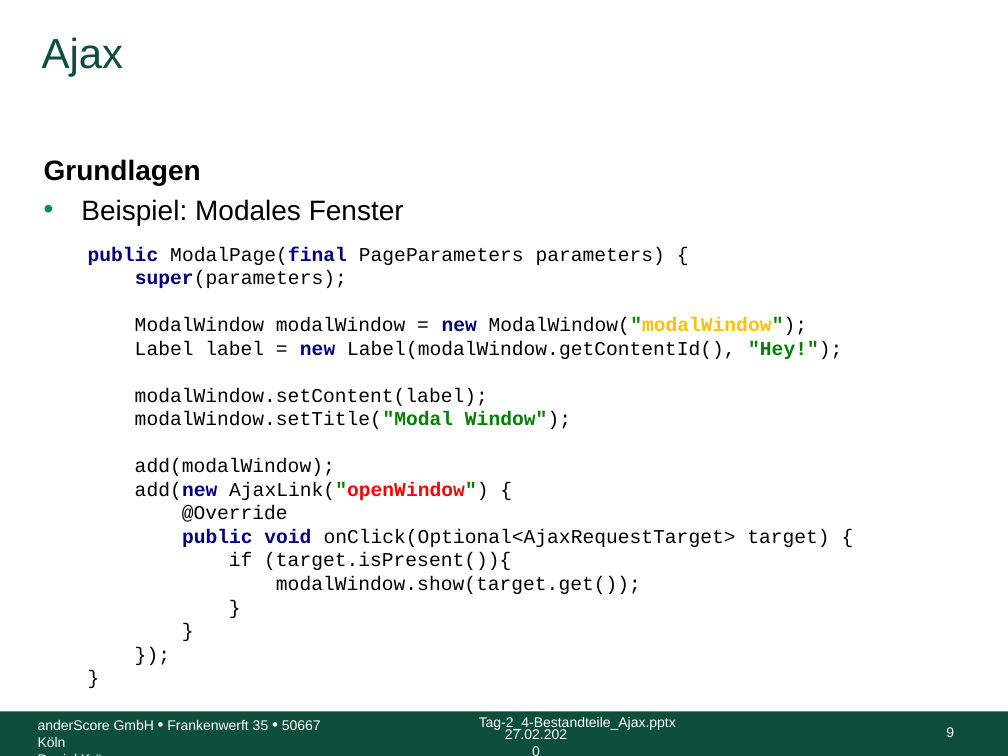
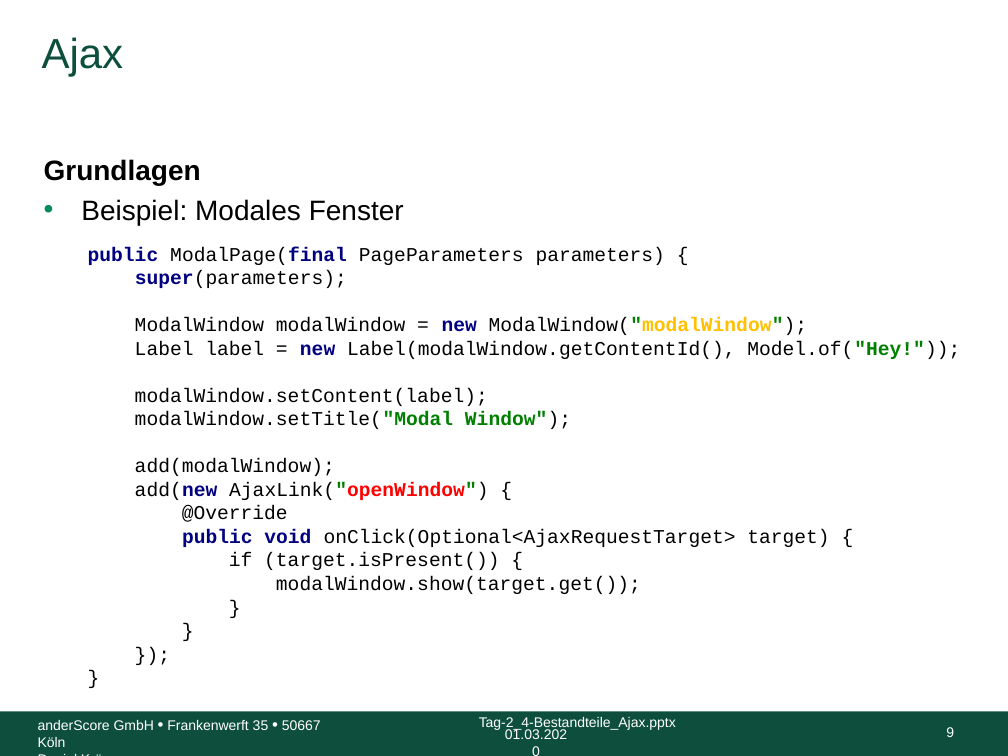
Before and after one commit to anderscore-gmbh/wicket-training, a slide deck: slide 9 of slides/Tag-2_4-Bestandteile_Ajax.pptx. Drawn at 1008x756 pixels with LibreOffice and Linux fonts; fonts in the diff are those of the drawing; background and template pictures are left out. Boxes give left, top, right and bottom in pixels: in the first picture for what was removed or moved away, otherwise in the second. Text is boxed around its words. In the diff, an @@ line names an element or a change of style, - is before the commit and + after.

```diff
--- a/slides/Tag-2_4-Bestandteile_Ajax.pptx
+++ b/slides/Tag-2_4-Bestandteile_Ajax.pptx
@@ text at [135,317,960,594]: text changed @@
-  ModalWindow modalWindow = new ModalWindow("modalWindow");
-  Label label = new Label(modalWindow.getContentId(), "Hey!");
-  modalWindow.setContent(label);
-  modalWindow.setTitle("Modal Window");
-  add(modalWindow);
-  add(new AjaxLink("openWindow") {
-  @Override
-  public void onClick(Optional<AjaxRequestTarget> target) {
-  if (target.isPresent()){
-  modalWindow.show(target.get());
+  ModalWindow modalWindow = new ModalWindow("modalWindow");
+  Label label = new Label(modalWindow.getContentId(), Model.of("Hey!"));
+  modalWindow.setContent(label);
+  modalWindow.setTitle("Modal Window");
+  add(modalWindow);
+  add(new AjaxLink("openWindow") {
+  @Override
+  public void onClick(Optional<AjaxRequestTarget> target) {
+  if (target.isPresent()) {
+  modalWindow.show(target.get());
@@ text at [505,729,567,739]: text changed @@
-27.02.2020
+01.03.2020
```
Also in this commit, not shown: 11 other slides changed, 11 other files.
